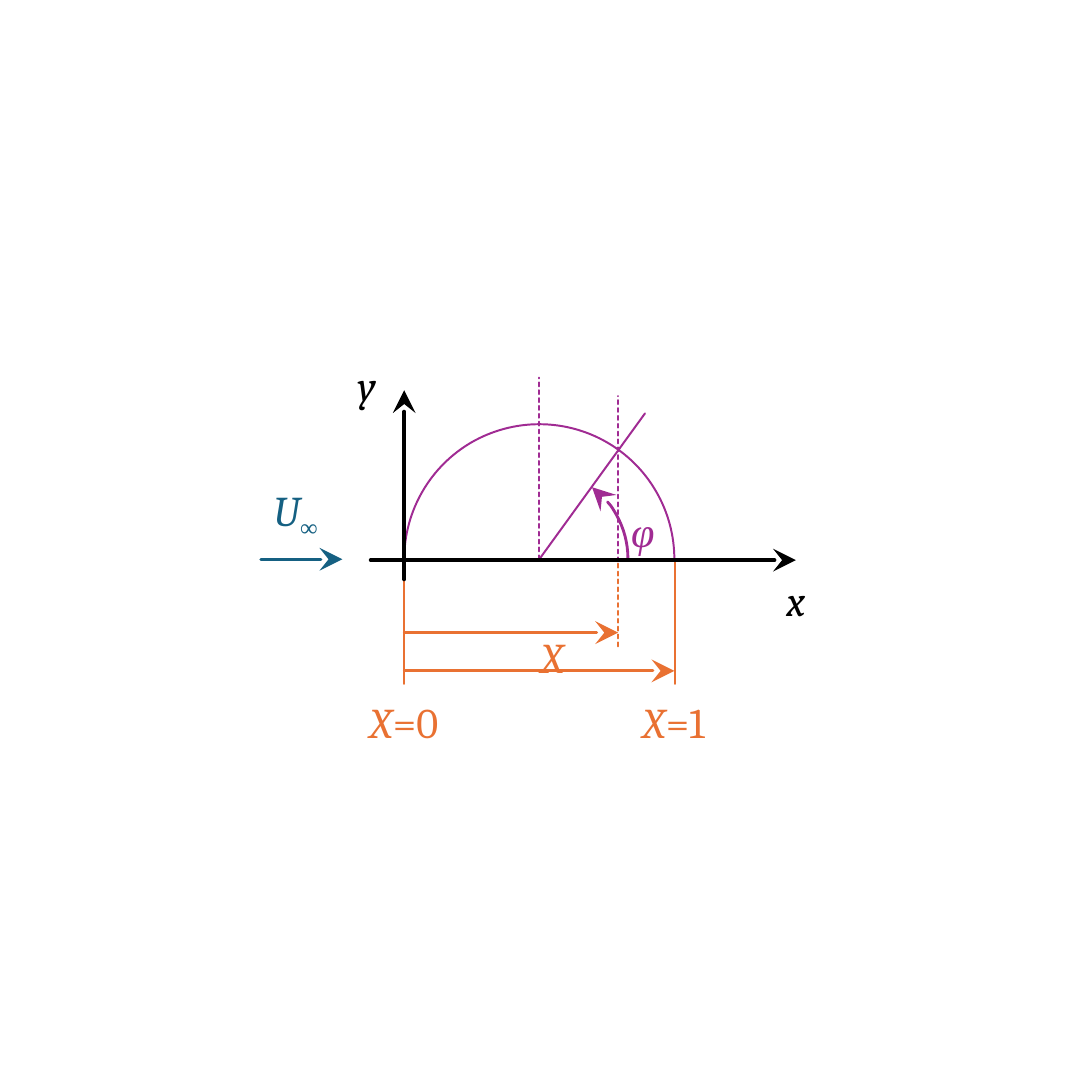
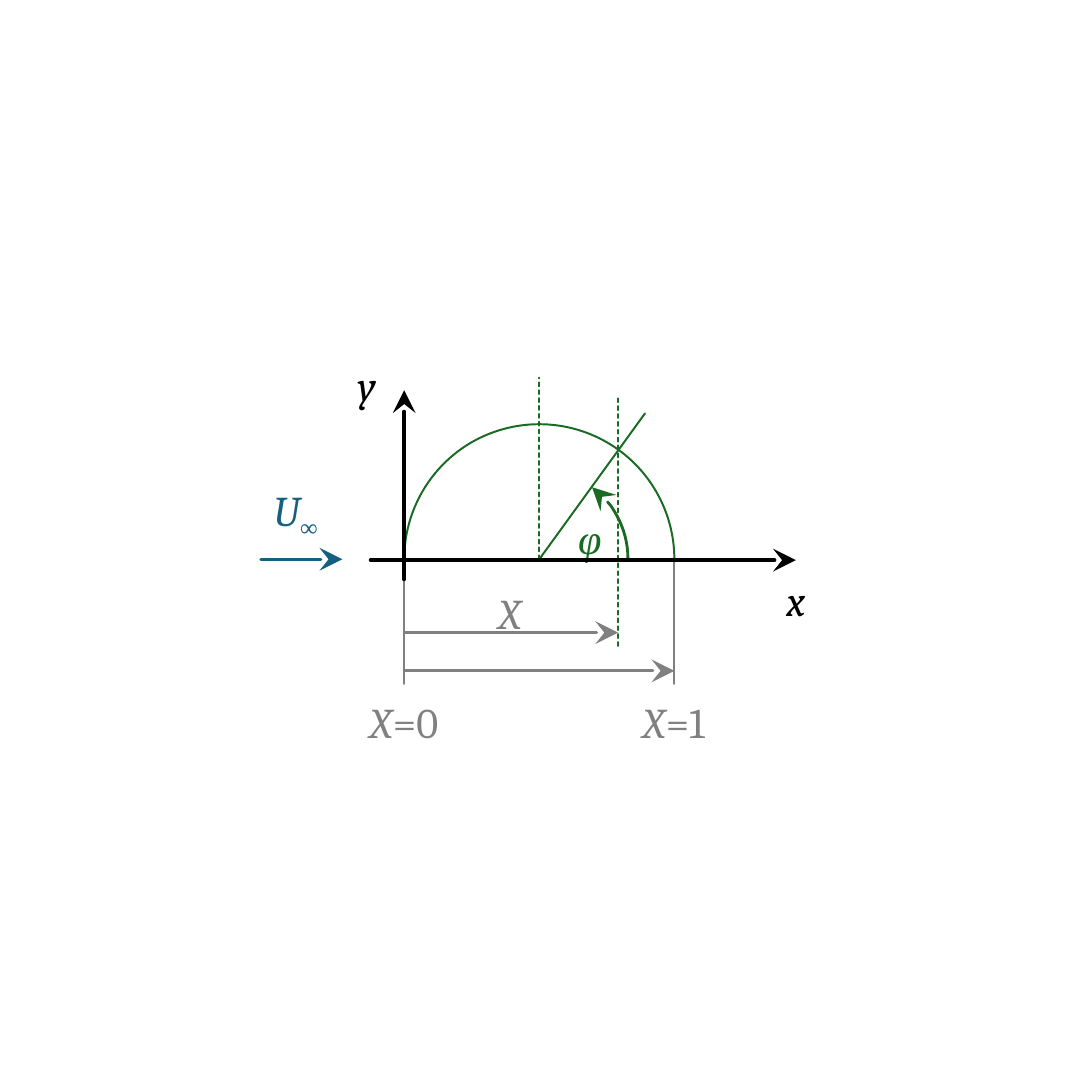
Before and after one commit to m4zeRobot/Project-FoSa, a slide deck: slide 19 of B.Sc. LRT/Strömungslehre 2/images/SL2-Images.pptx. Drawn at 1092x1092 pixels with LibreOffice and Linux fonts; fonts in the diff are those of the drawing. Boxes give left, top, right and bottom in pixels: in the first picture for what was removed or moved away, otherwise in the second. Text is boxed around its words. In the diff, an @@ line names an element or a change of style, - is before the commit and + after.

```diff
--- a/B.Sc. LRT/Strömungslehre 2/images/SL2-Images.pptx
+++ b/B.Sc. LRT/Strömungslehre 2/images/SL2-Images.pptx
@@ line (538, 560) - (538, 377): stroke #A02B93 0.5 pt dashed to #196B24 0.5 pt dashed @@
@@ line (538, 560) - (646, 413): stroke #A02B93 0.5 pt to #196B24 0.5 pt @@
@@ line moved from (618, 560) - (618, 396) to (618, 646) - (618, 396) @@
@@ line (618, 646) - (618, 396): stroke #A02B93 0.5 pt dashed to #196B24 0.5 pt dashed @@
@@ arc (boxed as its full ellipse) at (x1=405, y1=424, x2=673, y2=693): outline #A02B93 0.5 pt to #196B24 0.5 pt @@
@@ arc (boxed as its full ellipse) at (x1=449, y1=468, x2=629, y2=649): outline #A02B93 0.75 pt to #196B24 0.75 pt @@
@@ text "φ" moved from (x1=631, y1=527, x2=654, y2=556) to (x1=578, y1=534, x2=601, y2=563) @@
@@ text "φ" at (x1=578, y1=534, x2=601, y2=563): text colour #A02B93 to #196B24 @@
@@ line removed from (618, 646) to (618, 560) @@
@@ line (673, 685) - (673, 560): stroke #E97132 0.5 pt to #808080 0.5 pt @@
@@ line (405, 685) - (405, 571): stroke #E97132 0.5 pt to #808080 0.5 pt @@
@@ text colour #E97132 to #808080 in 3 elements at (x1=370, y1=709, x2=439, y2=738), (x1=643, y1=710, x2=705, y2=738), (x1=498, y1=601, x2=521, y2=634) @@
@@ text "X" moved from (x1=541, y1=644, x2=564, y2=673) to (x1=498, y1=601, x2=521, y2=634) @@
@@ arrow (405, 632) - (618, 632): stroke #E97132 0.75 pt to #808080 0.75 pt @@
@@ arrow (405, 671) - (673, 671): stroke #E97132 0.75 pt to #808080 0.75 pt @@
```
Also in this commit, not shown: 1 other file.
